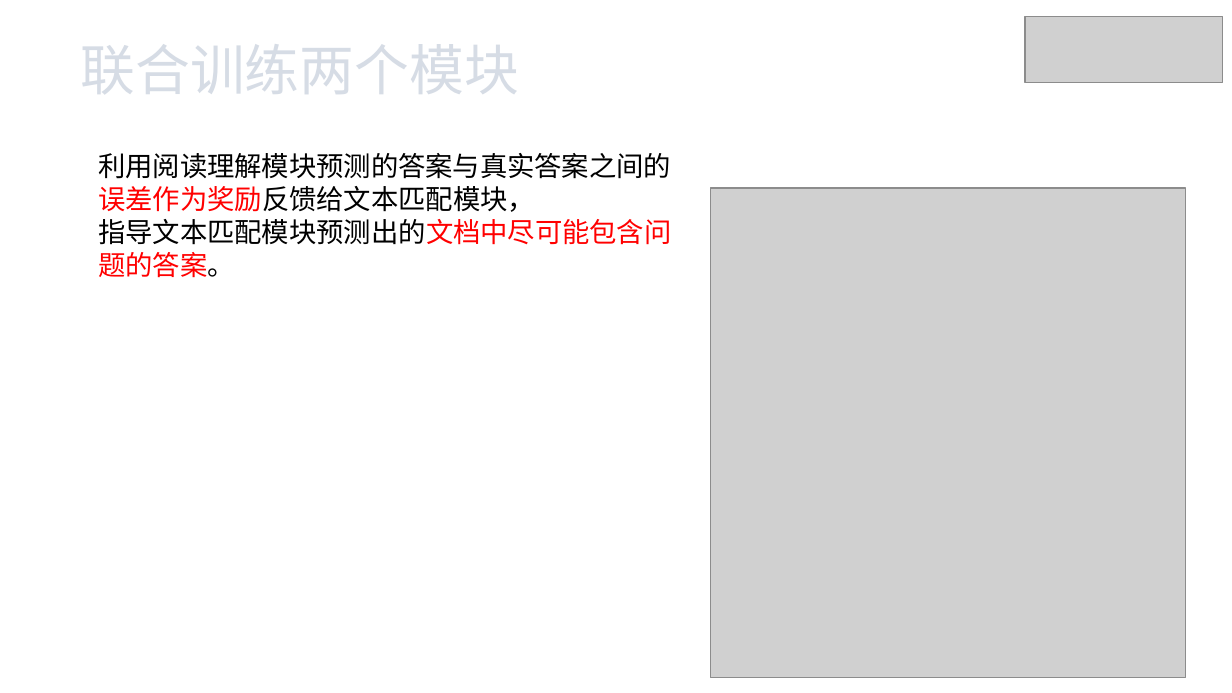
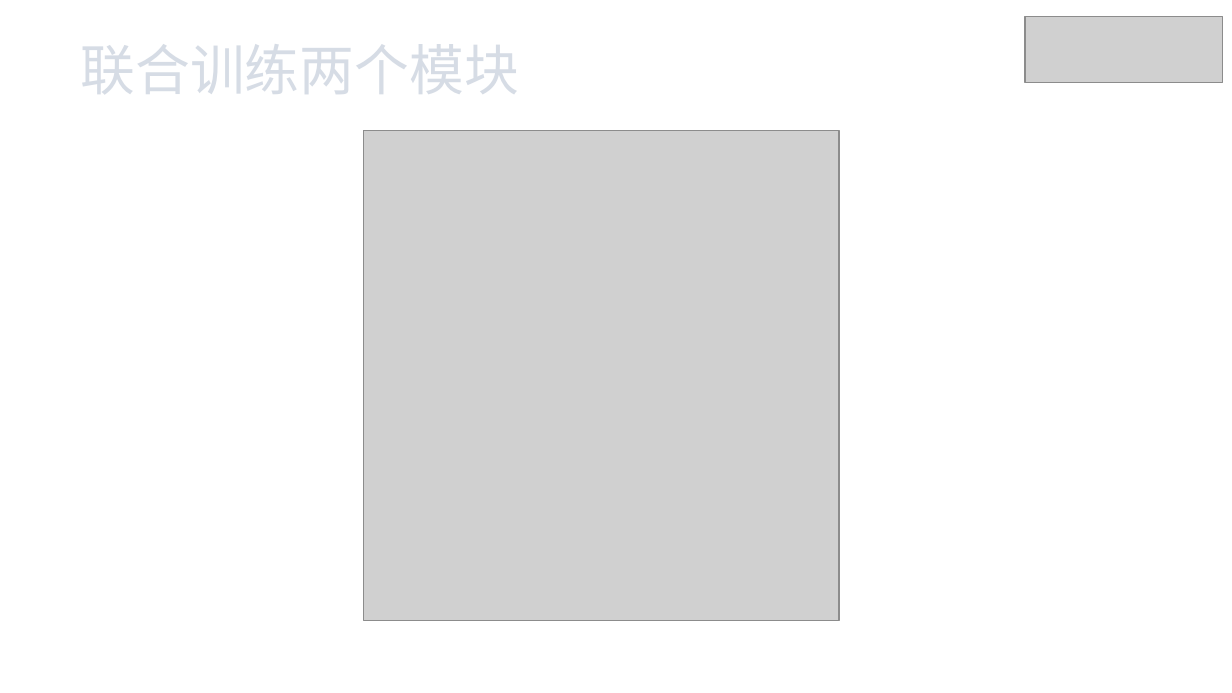
Before and after one commit to xhsun1997/ChineseMRC, a slide deck: slide 12 of 孙相会.pptx (slide 14 before the commit). Drawn at 1232x693 pixels with LibreOffice and Linux fonts; fonts in the diff are those of the drawing; grey boxes stand for pictures. Boxes give left, top, right and bottom in pixels: in the first picture for what was removed or moved away, otherwise in the second. Text is boxed around its words. In the diff, an @@ line names an element or a change of style, - is before the commit and + after.

```diff
--- a/孙相会.pptx
+++ b/孙相会.pptx
@@ picture: place and size @@
-picture at <box>711,188,1186,679</box>
+picture at <box>363,131,839,621</box>
@@ text removed at <box>98,153,671,278</box> @@
-利用阅读理解模块预测的答案与真实答案之间的误差作为奖励反馈给文本匹配模块，
-指导文本匹配模块预测出的文档中尽可能包含问题的答案。
```
Also in this commit, not shown: 7 other slides changed, 1 slide added, 6 slides removed.
